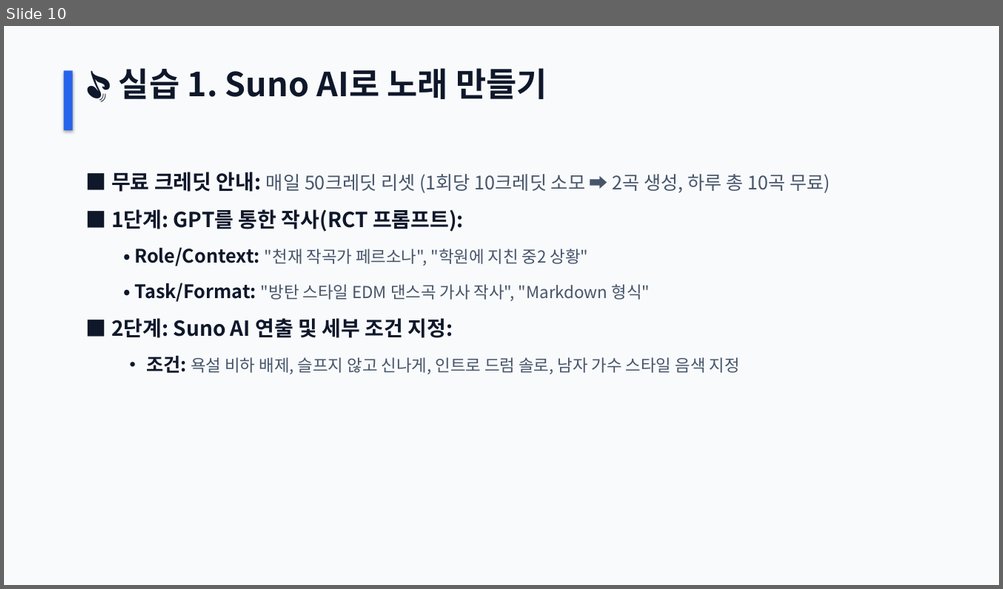
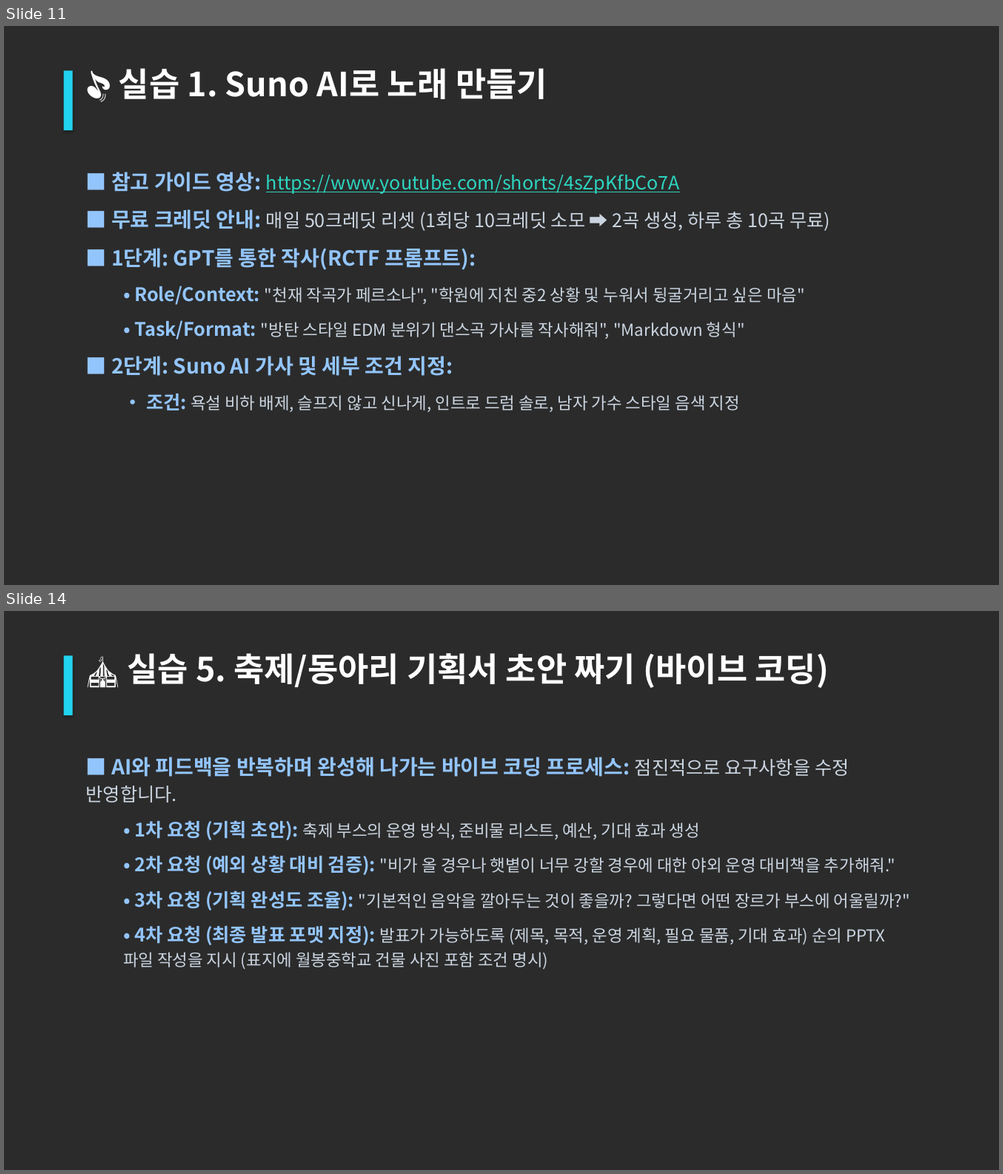
Before and after one commit to dreefinkjk/sky_ai_course, a slide deck: AI_companion_lecture.pptx. Shown one above the other, each under a label of ours: slide 10 before the commit, slides 11 and 14 after it; the slides between them are not shown. The pictures are 1003x589 and 1003x1174 pixels, drawn with LibreOffice and Linux fonts; fonts in the diff are those of the drawing; background and template pictures are left out; a plain dark background stands for a picture behind light text. Boxes give left, top, right and bottom in pixels: in the first picture for what was removed or moved away, otherwise in the second. Text is boxed around its words. In the diff, an @@ line names an element or a change of style, - is before the commit and + after.

```diff
--- a/AI_companion_lecture.pptx
+++ b/AI_companion_lecture.pptx
@@ slide 14 added at (x1=4, y1=611, x2=999, y2=1170), background picture (left out) @@
@@ text added at (x1=127, y1=653, x2=828, y2=688), 32 pt, text #FFFFFF, bold @@
+🎪 실습 5. 축제/동아리 기획서 초안 짜기 (바이브 코딩)
@@ rectangle added at (x1=64, y1=655, x2=73, y2=715), fill #22D3EE @@
@@ text added at (x1=86, y1=757, x2=910, y2=969), 16 pt, text #CBD5E1 @@
+■ AI와 피드백을 반복하며 완성해 나가는 바이브 코딩 프로세스: 점진적으로 요구사항을 수정 반영합니다.
+  • 1차 요청 (기획 초안): 축제 부스의 운영 방식, 준비물 리스트, 예산, 기대 효과 생성
+  • 2차 요청 (예외 상황 대비 검증): "비가 올 경우나 햇볕이 너무 강할 경우에 대한 야외 운영 대비책을 추가해줘."
+  • 3차 요청 (기획 완성도 조율): "기본적인 음악을 깔아두는 것이 좋을까? 그렇다면 어떤 장르가 부스에 어울릴까?"
+  • 4차 요청 (최종 발표 포맷 지정): 발표가 가능하도록 (제목, 목적, 운영 계획, 필요 물품, 기대 효과) 순의 PPTX 파일 작성을 지시 (표지에 월봉중학교 건물 사진 포함 조건 명시)
@@ what was slide 10 is now slide 11 @@
@@ slide 11 changed as well @@
@@ background #F8FAFC to picture (left out) @@
@@ text "🎵 실습 1. Suno AI로 ..." at (x1=119, y1=68, x2=547, y2=99): text colour #0F172A to #FFFFFF @@
@@ rectangle at (x1=64, y1=70, x2=73, y2=130): fill #2563EB to #22D3EE @@
@@ text at (x1=111, y1=172, x2=680, y2=194): paragraph added @@
+■ 참고 가이드 영상: https://www.youtube.com/shorts/4sZpKfbCo7A
@@ text at (x1=111, y1=210, x2=830, y2=412): text colour #0F172A to #93C5FD in "■ 무료 크레딧 안내:", "• 조건:"; text colour #475569 to #CBD5E1 in "매일 50크레딧 리셋 (1회당 10크레딧 소모 ➡️ ...", "욕설 비하 배제, 슬프지 않고 신나게, 인트로 ..." @@
@@ text at (x1=111, y1=248, x2=805, y2=376): text changed; text colour #0F172A to #93C5FD @@
-■ 1단계: GPT를 통한 작사(RCT 프롬프트):
-  • Role/Context: "천재 작곡가 페르소나", "학원에 지친 중2 상황"
-  • Task/Format: "방탄 스타일 EDM 댄스곡 가사 작사", "Markdown 형식"
-■ 2단계: Suno AI 연출 및 세부 조건 지정:
+■ 1단계: GPT를 통한 작사(RCTF 프롬프트):
+  • Role/Context: "천재 작곡가 페르소나", "학원에 지친 중2 상황 및 누워서 뒹굴거리고 싶은 마음"
+  • Task/Format: "방탄 스타일 EDM 분위기 댄스곡 가사를 작사해줘", "Markdown 형식"
+■ 2단계: Suno AI 가사 및 세부 조건 지정:
```
Also in this commit, not shown: 12 other slides changed, 1 other slide added, 1 other file.
